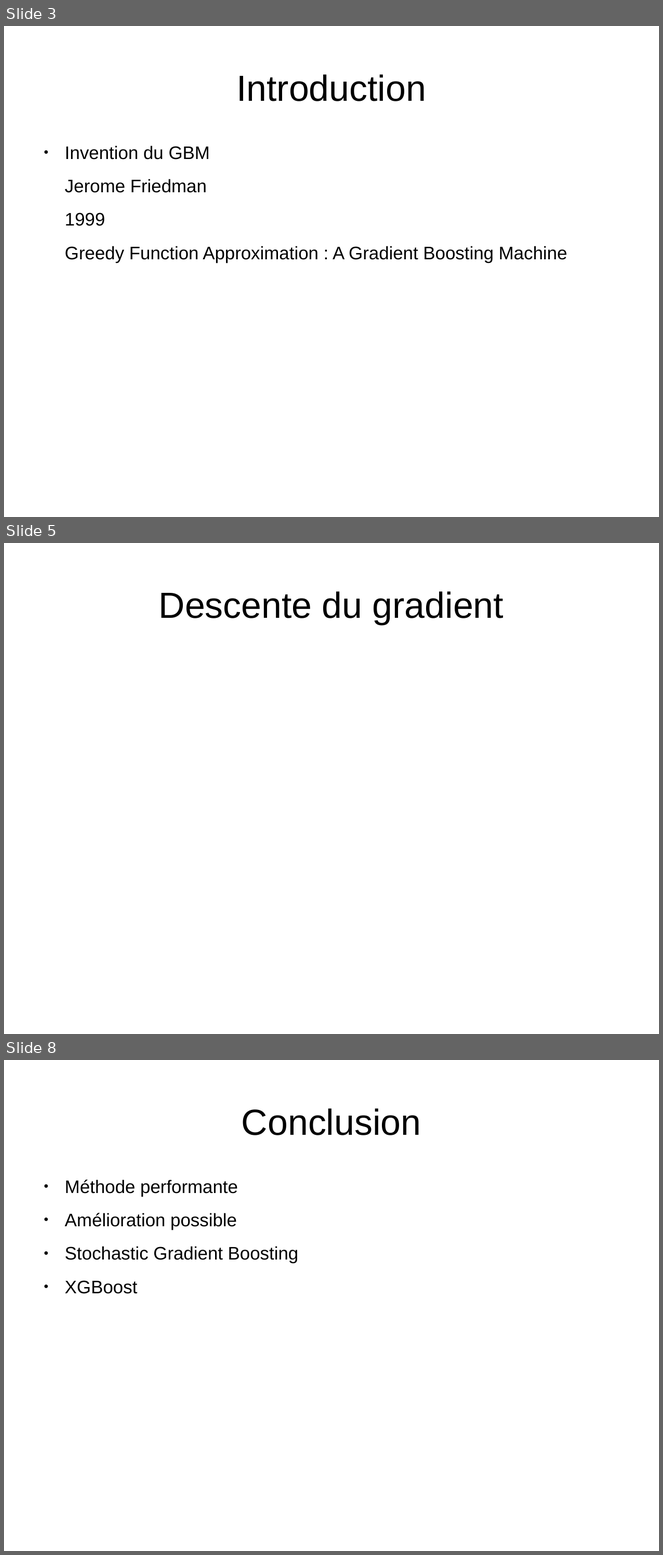
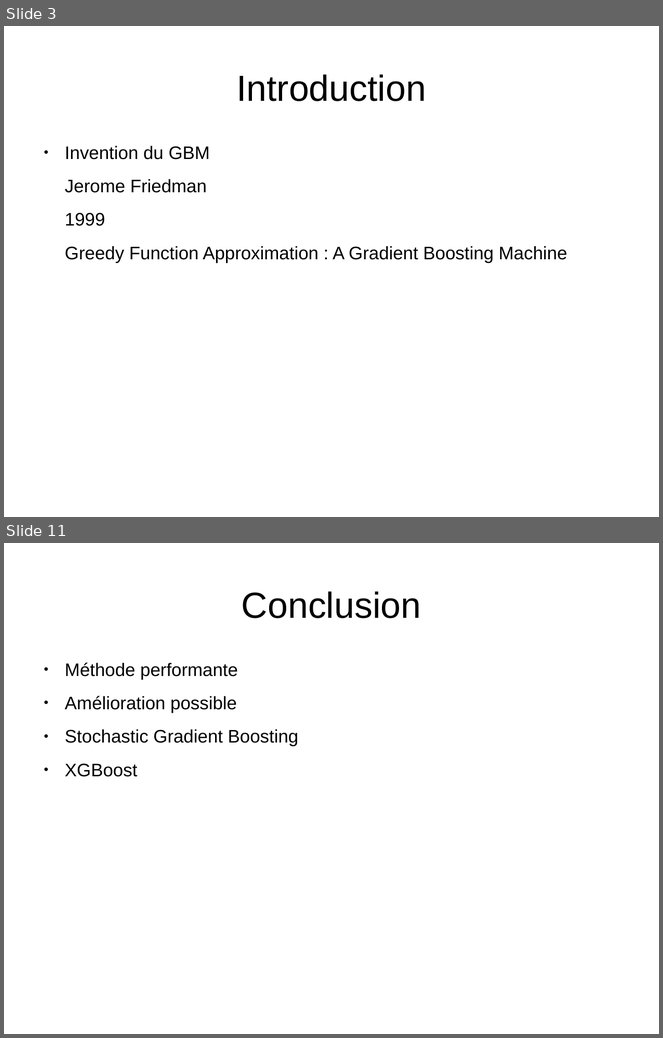
Before and after one commit to kad15/GBM, a slide deck: GBM_andreas.odp. Shown one above the other, each under a label of ours: slides 3, 5 and 8 before the commit, slides 3 and 11 after it; the slides between them are not shown. The pictures are 663x1555 and 663x1038 pixels, drawn with LibreOffice and Linux fonts; fonts in the diff are those of the drawing; background and template pictures are left out. Boxes give left, top, right and bottom in pixels: in the first picture for what was removed or moved away, otherwise in the second. Text is boxed around its words. In the diff, an @@ line names an element or a change of style, - is before the commit and + after.

```diff
--- a/GBM_andreas.odp
+++ b/GBM_andreas.odp
@@ slide 5 removed at box(4, 543, 659, 1034), background #FFFFFF @@
@@ title removed at box(159, 591, 504, 625) @@
-Descente du gradient
@@ what was slide 8 is now slide 11 @@
```
Also in this commit, not shown: 2 slides changed, 6 slides added, 2 other slides removed.
